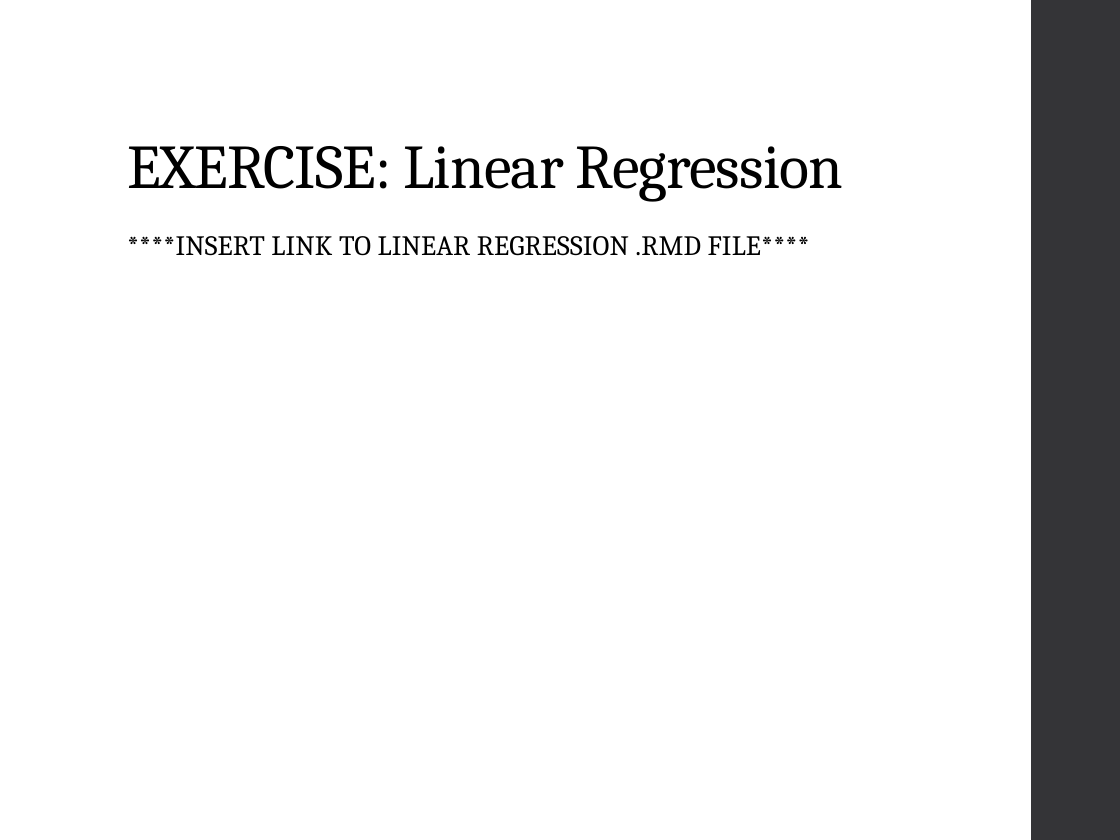
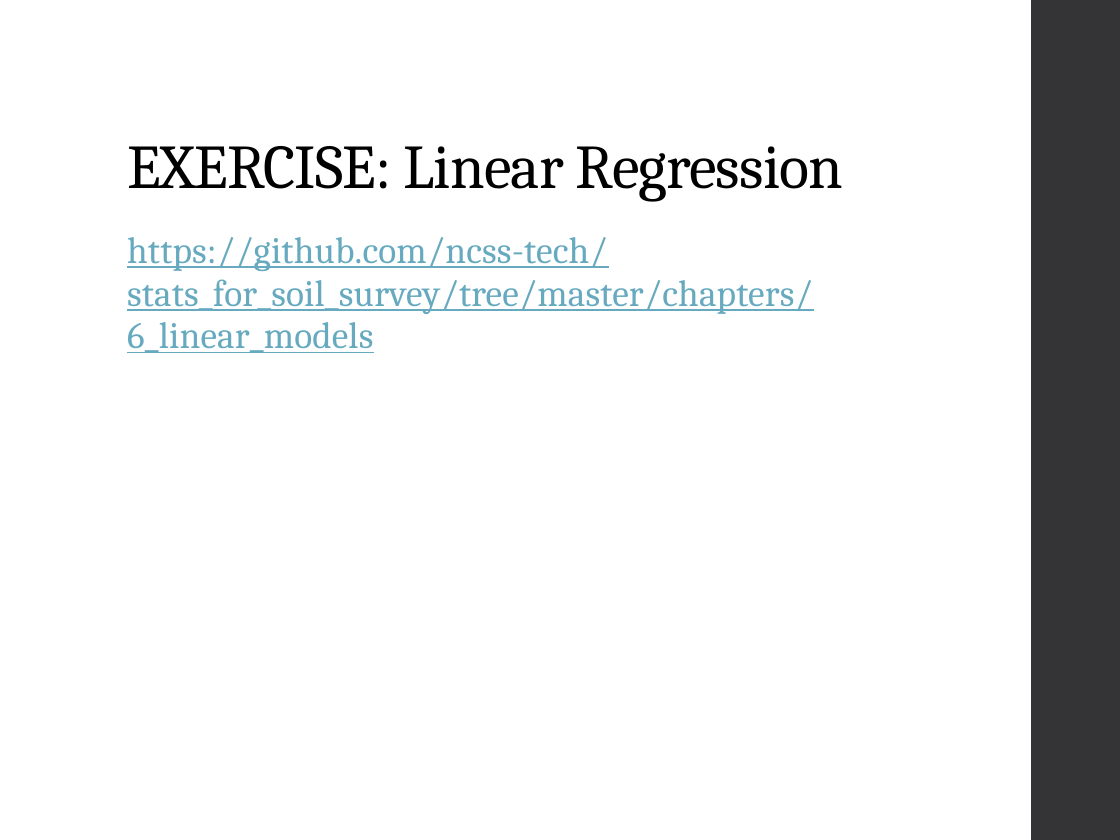
Before and after one commit to ncss-tech/stats_for_soil_survey, a slide deck: slide 19 of presentations/6_linear_regression/Linear_regression.pptx. Drawn at 1120x840 pixels with LibreOffice and Linux fonts; fonts in the diff are those of the drawing. Boxes give left, top, right and bottom in pixels: in the first picture for what was removed or moved away, otherwise in the second. Text is boxed around its words. In the diff, an @@ line names an element or a change of style, - is before the commit and + after.

Commit message:
adding content to 6_linear_regression ppt

```diff
--- a/presentations/6_linear_regression/Linear_regression.pptx
+++ b/presentations/6_linear_regression/Linear_regression.pptx
@@ text at (127, 237, 813, 353): text changed; size 18 to 24 pt; text colour #000000 to #67AABF @@
-****INSERT LINK TO LINEAR REGRESSION .RMD FILE****
+https://github.com/ncss-tech/stats_for_soil_survey/tree/master/chapters/6_linear_models
```
Also in this commit, not shown: 1 slide added.
